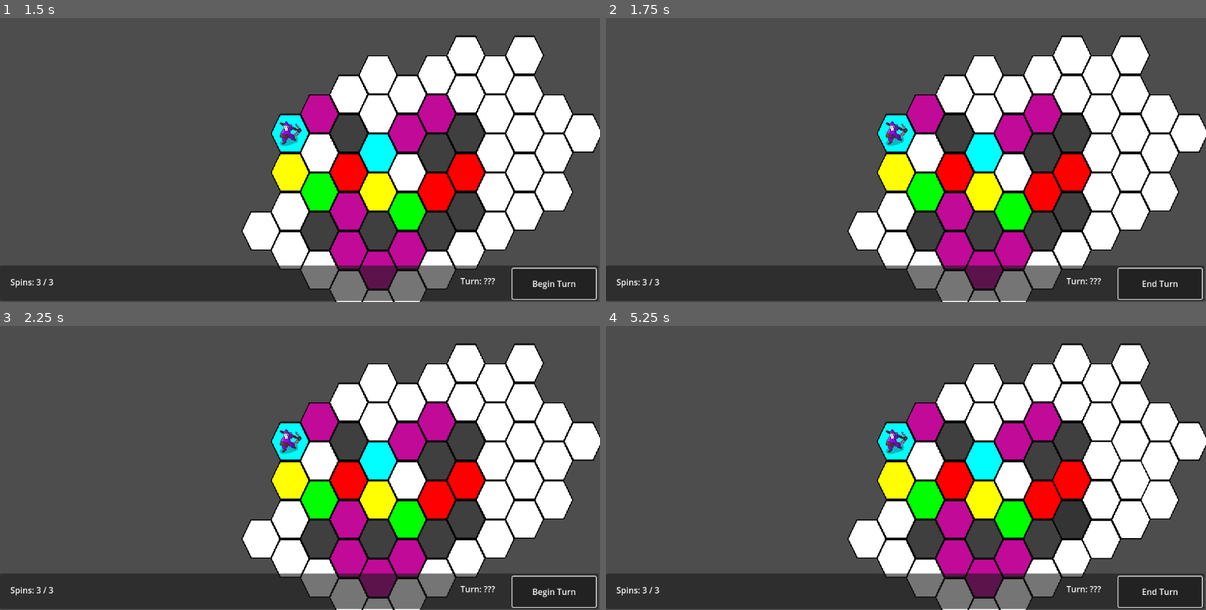
Above: before the commit, frames 1-4 (two rows, left to right).
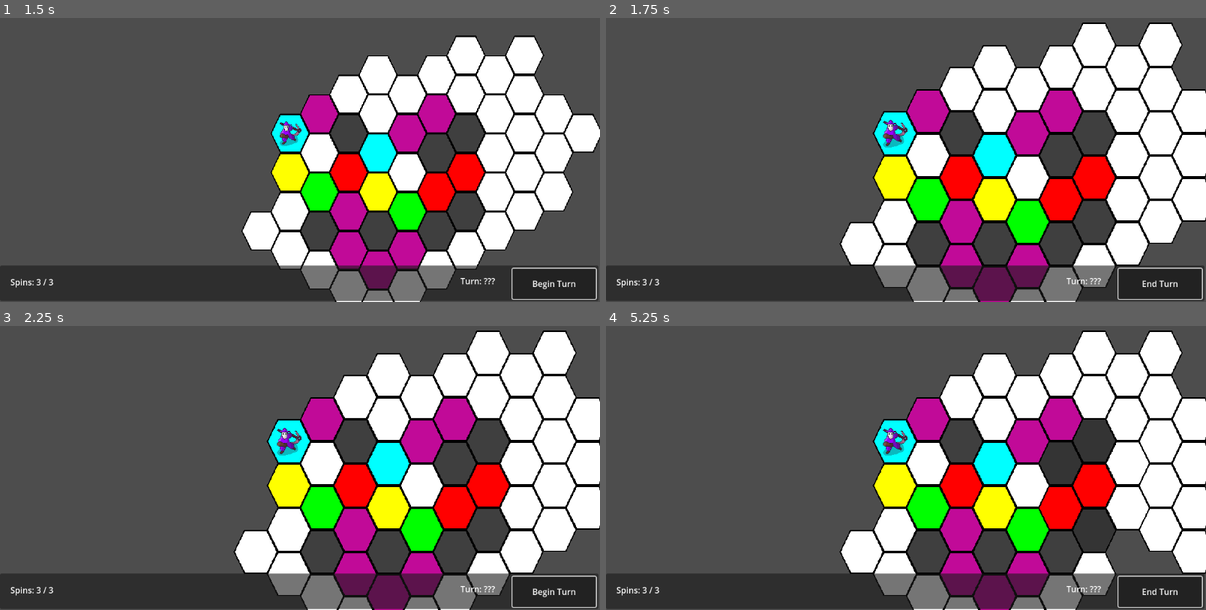
Above: after the commit, the same moments.

Repository: collin-wright1/pizza-jam
Game: Godot game, scene res://scenes/test_area.tscn
Two runs of this game, one before a commit and one after it. Both use one fixed random seed, a clock stepped at 60 frames per second and the inputs below.
Inputs (mouse positions are in pixels of both pictures, inside the frame that each line leads up to):
- Up to frame 1 (1.5 s): click "End Turn" at 0.5 s; tap Enter (ui_accept) at 1.25 s; move the mouse to (432, 117) at 1.27 s; hold Right (rotate_right) from 1.28 s (still down); hold Middle mouse button (move_camera, bound only after the comm… from 1.28 s (still down); click (432, 117) at 1.42 s
- Up to frame 2 (1.75 s): keep holding Right (rotate_right); keep holding Middle mouse button (move_camera, bound only after the comm…; tap Enter (ui_accept) at 1.52 s; tap Mouse wheel up (zoom_in, bound only after the commit) at 1.55 s
- Up to frame 3 (2.25 s): release Right (rotate_right) at 2 s; release Middle mouse button (move_camera, bound only after the comm… at 2 s; tap Enter (ui_accept) at 2 s; drag from (180, 459) to (270, 507) at 2.02 s
- Up to frame 4 (5.25 s): click "Begin Turn" at 2.75 s; move the mouse to (966, 368) at 3.52 s; hold Right (rotate_right) 3.53-4.25 s; hold Middle mouse button (move_camera, bound only after the comm… 3.53-4.25 s; tap Mouse wheel down (zoom_out, bound only after the commit) at 3.6 s; click (966, 368) at 3.67 s; drag from (876, 507) to (726, 391) at 4.27 s; move the mouse to (1086, 490) at 5.02 s; hold Left (rotate_left) from 5.03 s (still down); tap Mouse wheel up (zoom_in, bound only after the commit) at 5.1 s; click (1086, 490) at 5.17 s

Frame 1 is identical in both runs. In frame 2, 24% of the frame differs, in the area x 38-100%, y 1-100%; in frame 3, 24%; in frame 4, 24%.

Commit message:
Fixed rotation positions

Diff:
--- a/project.godot
+++ b/project.godot
@@ -39,6 +39,21 @@
 "events": [Object(InputEventKey,"resource_local_to_scene":false,"resource_name":"","device":-1,"window_id":0,"alt_press …(195 unchanged characters)…
 ]
 }
+zoom_in={
+"deadzone": 0.5,
+"events": [Object(InputEventMouseButton,"resource_local_to_scene":false,"resource_name":"","device":-1,"window_id":0,"alt_pressed":false,"shift_pressed":false,"ctrl_pressed":false,"meta_pressed":false,"button_mask":0,"position":Vector2(0, 0),"global_position":Vector2(0, 0),"factor":1.0,"button_index":4,"canceled":false,"pressed":false,"double_click":false,"script":null)
+]
+}
+zoom_out={
+"deadzone": 0.5,
+"events": [Object(InputEventMouseButton,"resource_local_to_scene":false,"resource_name":"","device":-1,"window_id":0,"alt_pressed":false,"shift_pressed":false,"ctrl_pressed":false,"meta_pressed":false,"button_mask":0,"position":Vector2(0, 0),"global_position":Vector2(0, 0),"factor":1.0,"button_index":5,"canceled":false,"pressed":false,"double_click":false,"script":null)
+]
+}
+move_camera={
+"deadzone": 0.5,
+"events": [Object(InputEventMouseButton,"resource_local_to_scene":false,"resource_name":"","device":-1,"window_id":0,"alt_pressed":false,"shift_pressed":false,"ctrl_pressed":false,"meta_pressed":false,"button_mask":0,"position":Vector2(0, 0),"global_position":Vector2(0, 0),"factor":1.0,"button_index":3,"canceled":false,"pressed":false,"double_click":false,"script":null)
+]
+}
 
 [rendering]
 
--- a/scenes/test_area.tscn
+++ b/scenes/test_area.tscn
@@ -1,8 +1,9 @@
-[gd_scene load_steps=22 format=4 uid="uid://b72wqoj6jd72s"]
+[gd_scene load_steps=23 format=4 uid="uid://b72wqoj6jd72s"]
 
 [ext_resource type="Script" path="res://scripts/test_area.gd" id="1_ksqw7"]
 [ext_resource type="Texture2D" uid="uid://cd12eydfhe43q" path="res://sprites/tilemap.png" id="2_o6lid"]
 [ext_resource type="Texture2D" uid="uid://dluke1tljdocb" path="res://sprites/hexagon.png" id="3_wplyi"]
+[ext_resource type="Script" path="res://scripts/camera_controller.gd" id="4_1nbqs"]
 [ext_resource type="Texture2D" uid="uid://dtqovca3rbpnw" path="res://sprites/mousemagewip.png" id="4_16s7s"]
 [ext_resource type="Script" path="res://scripts/visualmap.gd" id="5_ly1wp"]
 [ext_resource type="Script" path="res://scripts/states/state_machine.gd" id="6_1ewx1"]
@@ -199,6 +200,7 @@
 
 [node name="Camera2D" type="Camera2D" parent="."]
 zoom = Vector2(0.75, 0.75)
+script = ExtResource("4_1nbqs")
 
 [node name="HeroHolder" type="Node2D" parent="."]
 
--- /dev/null
+++ b/scripts/camera_controller.gd
@@ -0,0 +1,49 @@
+extends Camera2D
+
+var dragging = false
+var original_pos
+var zoom_mult = 1.0
+
+
+# Called when the node enters the scene tree for the first time.
+func _ready() -> void:
+	pass # Replace with function body.
+
+
+# Called every frame. 'delta' is the elapsed time since the previous frame.
+func _process(delta: float) -> void:
+	if Input.is_action_pressed("move_camera"):
+		pass
+
+
+func _input(event: InputEvent) -> void:
+	if Input.is_action_just_pressed("move_camera"):
+		dragging = true
+		#original_pos = get_global_mouse_position()
+		original_pos = get_global_mouse_position()
+	if Input.is_action_just_released("move_camera"):
+		dragging = false
+
+	if dragging and event is InputEventMouseMotion:
+		#position += original_pos - get_global_mouse_position()
+		position += original_pos - get_global_mouse_position()
+	if Input.is_action_just_pressed("zoom_in"):
+		zoom_in()
+	if Input.is_action_just_pressed("zoom_out"):
+		zoom_out()
+
+
+
+func zoom_in():
+	zoom += Vector2(0.1,0.1)
+
+	zoom_mult -= 0.1
+	if zoom_mult >= 3.1:
+		zoom_mult = 3.0
+
+
+func zoom_out():
+	zoom -= Vector2(0.1,0.1)
+	zoom_mult += 0.1
+	if zoom_mult <= 0:
+		zoom_mult = 0.1
--- a/scripts/test_area.gd
+++ b/scripts/test_area.gd
@@ -38,6 +38,7 @@
 
 					var clicked_tile = map.local_to_map(get_global_mouse_position())
 					selected_tile = clicked_tile
+					print(map.map_to_local(clicked_tile))
 					visual_map.get_parent().position = map.map_to_local(Vector2(clicked_tile.x,clicked_tile.y))
 
 
@@ -203,12 +204,14 @@
 
 	for i in rotated_characters.size():
 		if rotated_characters[i]!=null:
-
 			var new_position = $Visualmap/RotateHolder.get_child(i).global_position
-			new_position.x = snapped(new_position.x,25)
-			new_position.y = snapped(new_position.y,25)
-			rotated_characters[i].global_position = new_position
-			rotated_characters[i].global_rotation = $Visualmap/RotateHolder.get_child(i).global_rotation
+			#new_position.x = snapped(new_position.x,15)
+			#new_position.y = snapped(new_position.y,25)
+			rotated_characters[i].global_position = map.map_to_local(map.local_to_map(new_position))
+			rotated_characters[i].global_rotation_degrees = $Visualmap/RotateHolder.get_child(i).global_rotation_degrees
+			rotated_characters[i].rotation_degrees = roundf(snapped(rotated_characters[i].rotation_degrees,60))
+
+			print(rotated_characters[i].rotation_degrees)
 	if selected_tile.x % 2 == 0:
 		#surrounding_tile = (Vector2i(selected_tile.x,selected_tile.y-1))
 		map.set_cell(Vector2i(selected_tile.x,selected_tile.y-1),2,Vector2i.ZERO,new_tile_array[0])
Binary file changed: sprites/hexes.png
